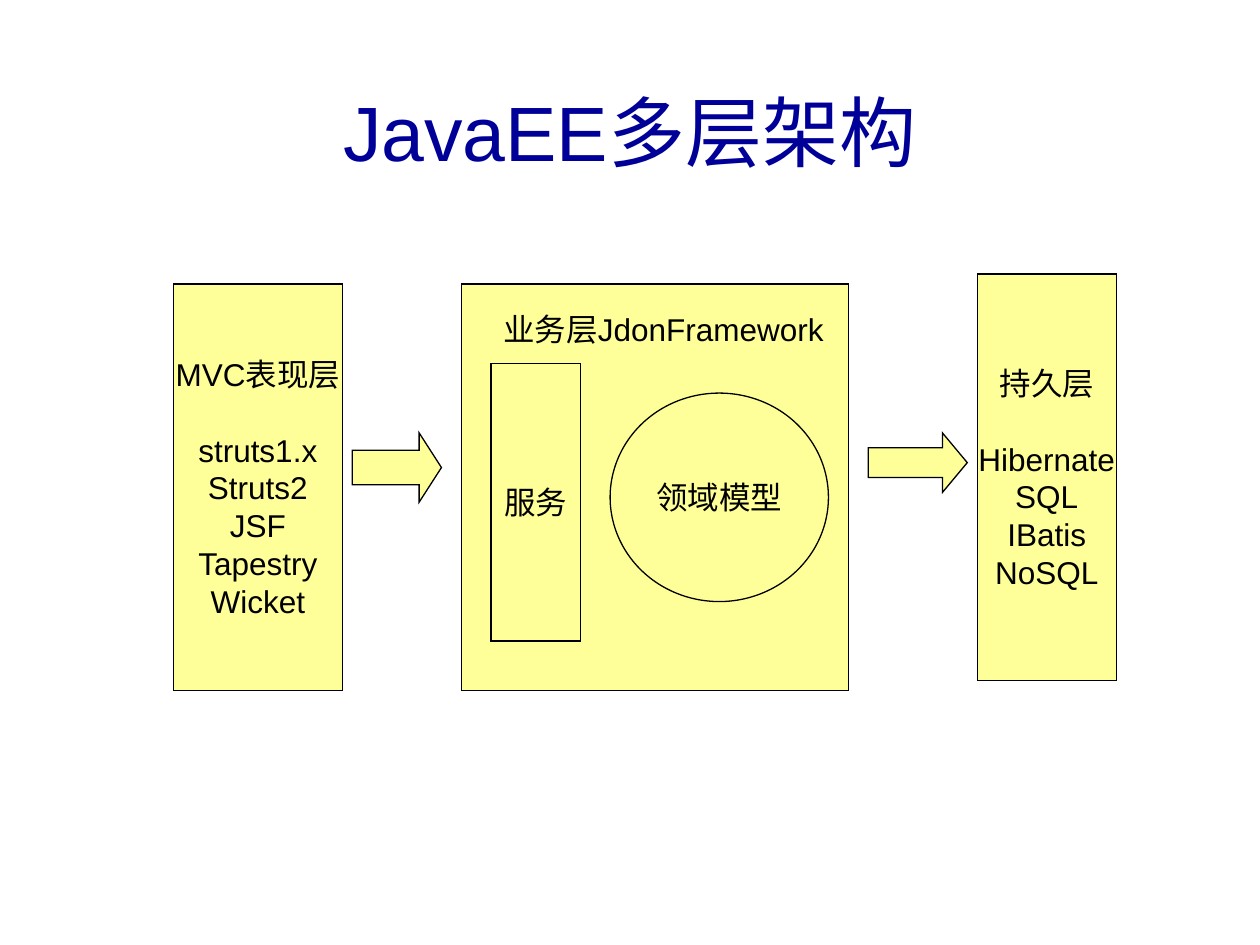
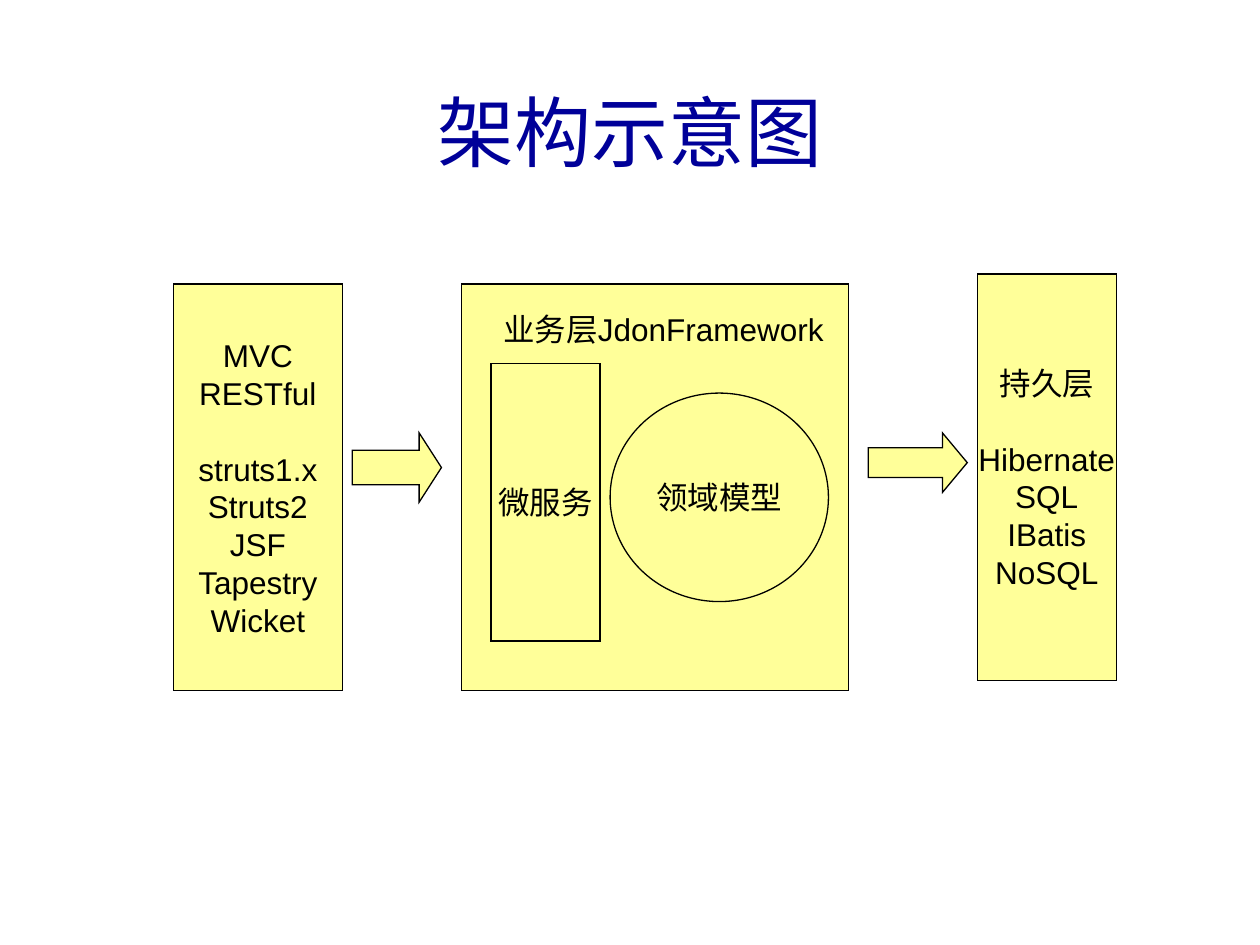
Before and after one commit to banq/jdonframework, a slide deck: slide 4 of doc/chinese/JdonFramework.ppt (slide 3 before the commit). Drawn at 1260x945 pixels with LibreOffice and Linux fonts; fonts in the diff are those of the drawing; background and template pictures are left out. Boxes give left, top, right and bottom in pixels: in the first picture for what was removed or moved away, otherwise in the second. Text is boxed around its words. In the diff, an @@ line names an element or a change of style, - is before the commit and + after.

```diff
--- a/doc/chinese/JdonFramework.ppt
+++ b/doc/chinese/JdonFramework.ppt
@@ title at (x1=437, y1=95, x2=822, y2=168): text changed @@
-JavaEE多层架构
+架构示意图
@@ text in rectangle at (x1=199, y1=345, x2=316, y2=406): text changed @@
-MVC表现层
+MVC
+RESTful
@@ rectangle "微服务" resized from (x1=491, y1=363, x2=581, y2=640) to (x1=491, y1=363, x2=601, y2=640) @@
@@ text in rectangle at (x1=498, y1=487, x2=592, y2=517): text changed @@
-服务
+微服务
```
Also in this commit, not shown: 4 other slides changed, 7 slides added, 2 slides removed, 1 other file.
